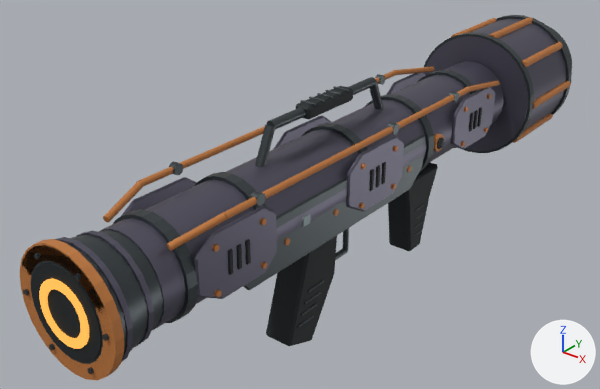
Renders of the glTF model public/assets/weapons/unique-v1/heavy_0.glb from each side of a commit.
Before and after are seen from a camera (50 mm lens) standing at (0.565, -0.734, 0.519) and looking at (-0.07, 0.06, 0.026). Arrows for +X, +Y and +Z are at lower right; the lights stay in place. The first picture is the older version. Vertices at exactly the same position are counted once.

Objects in the first picture: 'Weapon_heavy_v1'.
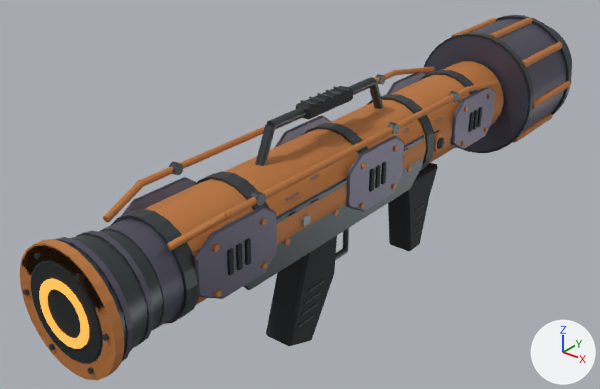
Pixel boxes (x1, y1, x2, y2) of what changed, in the pictures (600 x 389 px; the box of a moved part takes in the faces that stretch with it):
part 1 of me_cone, added (orange)
    after: (145, 179, 254, 305)
part 2 of me_cone, added (orange)
    after: (224, 129, 359, 244)
part 3 of me_cone, added (orange)
    after: (329, 99, 426, 170)
part 4 of me_cone, added (orange)
    after: (391, 75, 470, 164)
part 5 of me_cone, added (orange)
    after: (443, 61, 503, 126)
part 6 of me_cone, added
    after: (111, 209, 199, 324)
part 7 of me_cone, added
    after: (195, 171, 269, 210)
part 8 of me_cone, added
    after: (302, 123, 368, 154)
part 9 of me_cone, added
    after: (365, 94, 435, 171)
part 10 of me_cone, added
    after: (420, 70, 478, 148)
part 11 of me_cone, rebuilt (17% wider)
    before: (381, 162, 386, 184)
    after: (381, 162, 387, 184)
part 12 of me_cone, rebuilt (33% wider, 7% taller)
    before: (228, 249, 233, 275)
    after: (227, 248, 234, 276)
part 13 of me_cone, rebuilt
    before: (469, 113, 473, 132)
    after: (468, 112, 474, 132)
part 14 of me_cone, rebuilt (33% wider)
    before: (237, 244, 242, 270)
    after: (236, 243, 243, 270)
part 15 of me_cone, rebuilt
    before: (473, 110, 478, 129)
    after: (473, 110, 478, 130)
part 16 of me_cone, rebuilt
    before: (245, 239, 251, 265)
    after: (245, 238, 251, 265)
part 17 of me_cone, rebuilt
    before: (477, 108, 482, 127)
    after: (477, 107, 482, 127)
part 18 of me_cone, rebuilt (17% wider)
    before: (369, 169, 374, 191)
    after: (369, 168, 375, 191)
part 19 of me_cone, rebuilt (17% wider, 9% taller)
    before: (375, 166, 380, 187)
    after: (375, 165, 381, 188)
part 20 of me_cone, moved or reshaped (mostly hidden afterwards)
    before: (302, 123, 368, 154)
    after: (288, 130, 439, 217)

Diff of the bpy script that builds the scene:
```diff
--- a/public/assets/weapons/unique-v1/heavy_0.glb.py
+++ b/public/assets/weapons/unique-v1/heavy_0.glb.py
@@ me_cone @@
-me_cone.from_pydata(...)  # 4468 vertices, 8376 faces; spans x -0.096..0.099, y -0.373..0.62, z -0.124..0.194
+me_cone.from_pydata(...)  # 4492 vertices, 8260 faces; spans x -0.096..0.099, y -0.373..0.62, z -0.124..0.194
+# me_cone part 1: a new loose piece, a 20-sided cylinder along y spanning x -0.056..0.056, y -0.255..-0.159, z 0.034..0.146, in mat_paint_rust_orange (orange #c47c3f)
+# me_cone part 2: a new loose piece, a 20-sided cylinder along y spanning x -0.056..0.056, y -0.141..0.031, z 0.034..0.146, in mat_paint_rust_orange (orange #c47c3f)
+# me_cone part 3: a new loose piece, a 20-sided cylinder along y spanning x -0.056..0.056, y 0.049..0.171, z 0.034..0.146, in mat_paint_rust_orange (orange #c47c3f)
+# me_cone part 4: a new loose piece, a 20-sided cylinder along y spanning x -0.056..0.056, y 0.189..0.311, z 0.034..0.146, in mat_paint_rust_orange (orange #c47c3f)
+# me_cone part 5: a new loose piece, a 20-sided cylinder along y spanning x -0.056..0.056, y 0.329..0.398, z 0.034..0.146, in mat_paint_rust_orange (orange #c47c3f)
+# me_cone part 6: the loose piece of 80 vertices spanning x -0.06..0.06, y -0.323..-0.317, z 0.03..0.15 is copied, and the copy is scaled about its middle by (0.974, 3, 0.974), then moved by (0.0, 0.055, 0.0), in mat_metal_steel (dark grey #484f52); it spans x -0.059..0.059, y -0.274..-0.256, z 0.031..0.149
+# me_cone part 7: the loose piece of 80 vertices spanning x -0.06..0.06, y -0.323..-0.317, z 0.03..0.15 is copied, and the copy is scaled about its middle by (0.974, 3, 0.974), then moved by (0.0, 0.17, 0.0), in mat_metal_steel (dark grey #484f52); it spans x -0.059..0.059, y -0.159..-0.141, z 0.031..0.149
+# me_cone part 8: the loose piece of 80 vertices spanning x -0.06..0.06, y -0.323..-0.317, z 0.03..0.15 is copied, and the copy is scaled about its middle by (0.974, 3, 0.974), then moved by (0.0, 0.36, 0.0), in mat_metal_steel (dark grey #484f52); it spans x -0.059..0.059, y 0.031..0.049, z 0.031..0.149
+# me_cone part 9: the loose piece of 80 vertices spanning x -0.06..0.06, y -0.323..-0.317, z 0.03..0.15 is copied, and the copy is scaled about its middle by (0.974, 3, 0.974), then moved by (0.0, 0.5, 0.0), in mat_metal_steel (dark grey #484f52); it spans x -0.059..0.059, y 0.171..0.189, z 0.031..0.149
+# me_cone part 10: the loose piece of 80 vertices spanning x -0.06..0.06, y -0.323..-0.317, z 0.03..0.15 is copied, and the copy is scaled about its middle by (0.974, 3, 0.974), then moved by (0.0, 0.64, 0.0), in mat_metal_steel (dark grey #484f52); it spans x -0.059..0.059, y 0.311..0.329, z 0.031..0.149
+# me_cone part 11: the loose piece of 24 vertices spanning x 0.06..0.062, y 0.058..0.064, z 0.081..0.109 is rebuilt with 8 vertices and now spans x 0.06..0.062, y 0.058..0.064, z 0.081..0.109
+# me_cone part 12: the loose piece of 24 vertices spanning x 0.06..0.062, y -0.218..-0.212, z 0.081..0.109 is rebuilt with 8 vertices and now spans x 0.06..0.062, y -0.218..-0.212, z 0.081..0.109
+# me_cone part 13: the loose piece of 24 vertices spanning x 0.06..0.062, y 0.282..0.288, z 0.081..0.109 is rebuilt with 8 vertices and now spans x 0.06..0.062, y 0.282..0.288, z 0.081..0.109
+# me_cone part 14: the loose piece of 24 vertices spanning x 0.06..0.062, y -0.205..-0.199, z 0.081..0.109 is rebuilt with 8 vertices and now spans x 0.06..0.062, y -0.205..-0.199, z 0.081..0.109
+# me_cone part 15: the loose piece of 24 vertices spanning x 0.06..0.062, y 0.295..0.301, z 0.081..0.109 is rebuilt with 8 vertices and now spans x 0.06..0.062, y 0.295..0.301, z 0.081..0.109
+# me_cone part 16: the loose piece of 24 vertices spanning x 0.06..0.062, y -0.192..-0.186, z 0.081..0.109 is rebuilt with 8 vertices and now spans x 0.06..0.062, y -0.192..-0.186, z 0.081..0.109
+# me_cone part 17: the loose piece of 24 vertices spanning x 0.06..0.062, y 0.308..0.314, z 0.081..0.109 is rebuilt with 8 vertices and now spans x 0.06..0.062, y 0.308..0.314, z 0.081..0.109
+# me_cone part 18: the loose piece of 24 vertices spanning x 0.06..0.062, y 0.032..0.038, z 0.081..0.109 is rebuilt with 8 vertices and now spans x 0.06..0.062, y 0.032..0.038, z 0.081..0.109
+# me_cone part 19: the loose piece of 24 vertices spanning x 0.06..0.062, y 0.045..0.051, z 0.081..0.109 is rebuilt with 8 vertices and now spans x 0.06..0.062, y 0.045..0.051, z 0.081..0.109
+# me_cone part 20: 96 vertices removed from x -0.059..0.059, y 0.033..0.047, z 0.031..0.149; 144 vertices added at x -0.055..0.055, y -0.241..0.356, z 0.104..0.106
+# other edits to the shape of me_cone do not show in these pictures
 me_cone.materials.append(mat_metal_gunmetal)
```
